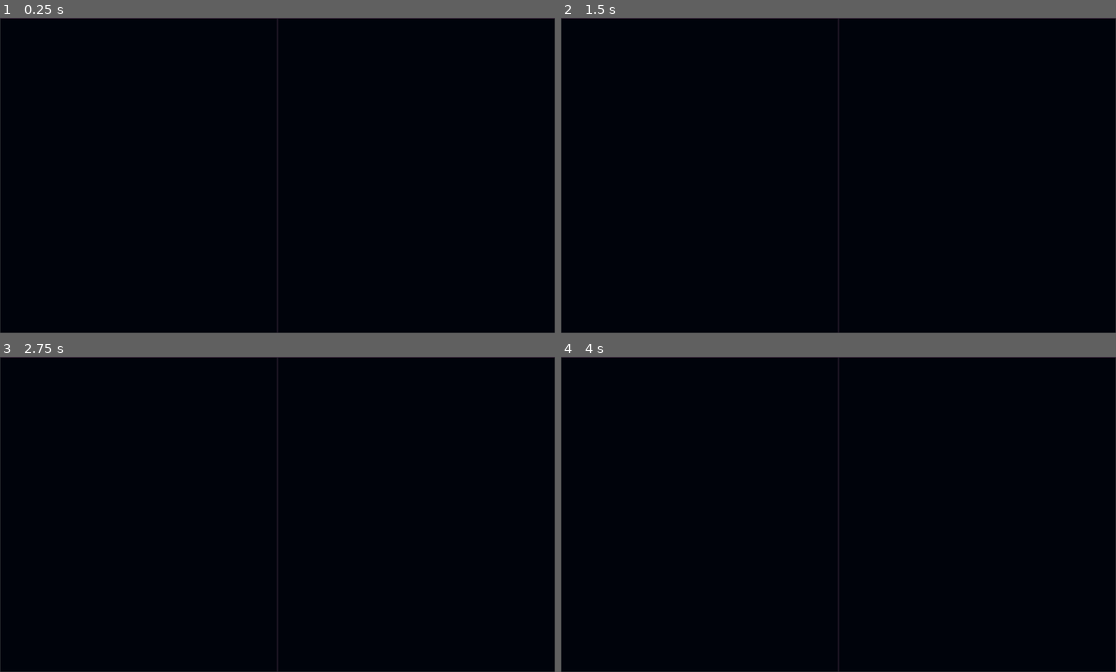
Above: before the commit, frames 1-4 (two rows, left to right).
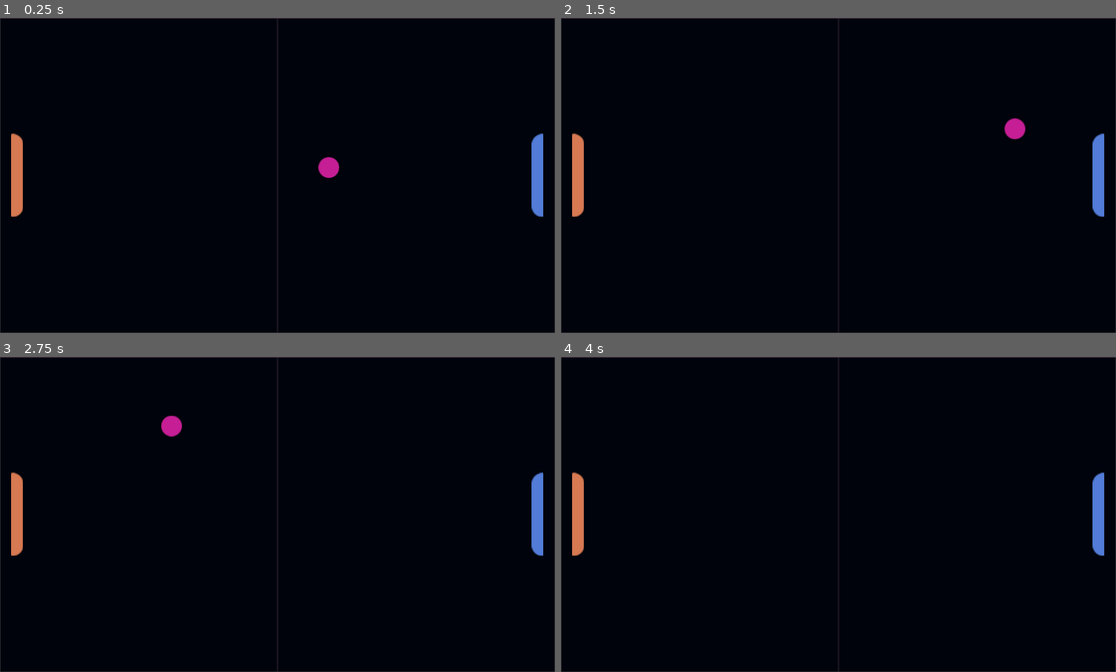
Above: after the commit, the same moments.

Repository: ardila1108/20-games-pong
Game: Godot game, scene res://Scenes/game.tscn
Same seed, same stepped clock (60 frames per second), same inputs: the game is played once before the commit and once after it.
Inputs:
- Up to frame 1 (0.25 s): no input
- Up to frame 2 (1.5 s): no input
- Up to frame 3 (2.75 s): no input
- Up to frame 4 (4 s): no input

The runs differ from the first frame. In frame 1, 1.3% of the frame differs, in the area x 2-98%, y 36-64%; in frame 2, 1.3%, in the area x 2-98%, y 31-64%; in frame 3, 1.3%; in frame 4, 1.1%.

Commit message:
Implement paddle movement and ball automatic launch

Diff:
--- /dev/null
+++ b/Scenes/Player.tscn
@@ -0,0 +1,16 @@
+[gd_scene load_steps=4 format=3 uid="uid://bwky4txipbdep"]
+
+[ext_resource type="Script" uid="uid://0wo1207ck3h2" path="res://Scripts/player.gd" id="1_kyqiw"]
+[ext_resource type="Texture2D" uid="uid://b3v8ck5h5ff7u" path="res://Sprites/Player.png" id="1_rpqav"]
+
+[sub_resource type="RectangleShape2D" id="RectangleShape2D_kyqiw"]
+size = Vector2(16, 120)
+
+[node name="Player" type="CharacterBody2D" groups=["paddle"]]
+script = ExtResource("1_kyqiw")
+
+[node name="Sprite2D" type="Sprite2D" parent="."]
+texture = ExtResource("1_rpqav")
+
+[node name="CollisionShape2D" type="CollisionShape2D" parent="."]
+shape = SubResource("RectangleShape2D_kyqiw")
--- /dev/null
+++ b/Scenes/ball.tscn
@@ -0,0 +1,16 @@
+[gd_scene load_steps=4 format=3 uid="uid://k62th385fm0x"]
+
+[ext_resource type="Texture2D" uid="uid://c0w0eaxb6lmr0" path="res://Sprites/Ball.png" id="1_d60mj"]
+[ext_resource type="Script" uid="uid://clh0oi3ivcdcs" path="res://Scripts/ball.gd" id="1_ij5cq"]
+
+[sub_resource type="CircleShape2D" id="CircleShape2D_ij5cq"]
+radius = 15.033297
+
+[node name="Ball" type="CharacterBody2D"]
+script = ExtResource("1_ij5cq")
+
+[node name="Sprite2D" type="Sprite2D" parent="."]
+texture = ExtResource("1_d60mj")
+
+[node name="CollisionShape2D" type="CollisionShape2D" parent="."]
+shape = SubResource("CircleShape2D_ij5cq")
--- a/Scenes/game.tscn
+++ b/Scenes/game.tscn
@@ -1,6 +1,8 @@
-[gd_scene load_steps=2 format=3 uid="uid://el848u4qo4qr"]
+[gd_scene load_steps=4 format=3 uid="uid://el848u4qo4qr"]
 
 [ext_resource type="Texture2D" uid="uid://juxb3lrns0nm" path="res://Sprites/Board.png" id="1_ebmjs"]
+[ext_resource type="PackedScene" uid="uid://bwky4txipbdep" path="res://Scenes/Player.tscn" id="2_qxrlw"]
+[ext_resource type="PackedScene" uid="uid://k62th385fm0x" path="res://Scenes/ball.tscn" id="4_3dryh"]
 
 [node name="Game" type="Node2D"]
 
@@ -8,3 +10,13 @@
 offset_right = 40.0
 offset_bottom = 40.0
 texture = ExtResource("1_ebmjs")
+
+[node name="Player" parent="." instance=ExtResource("2_qxrlw")]
+position = Vector2(25, 62)
+
+[node name="Ball" parent="." instance=ExtResource("4_3dryh")]
+position = Vector2(401, 227)
+
+[node name="Player2" parent="." instance=ExtResource("2_qxrlw")]
+position = Vector2(-23, 62)
+paddle_ID = 2
--- /dev/null
+++ b/Scripts/Global.gd
@@ -0,0 +1,6 @@
+extends Node
+
+enum player_enum {Player1 = 1, Player2 = 2}
+
+var P1_score: int = 0
+var P2_score: int = 0
--- /dev/null
+++ b/Scripts/ball.gd
@@ -0,0 +1,19 @@
+extends CharacterBody2D
+
+const SPEED = 300
+var velocity_bounce_multiplier: float = 1.1
+
+func launch():
+	var direction: Vector2 = Vector2.from_angle(randf_range(-PI/4, PI/4))
+	velocity = direction*sign(randf_range(-1,1))*SPEED
+
+func _ready():
+	launch()
+
+# Called every frame. 'delta' is the elapsed time since the previous frame.
+func _process(delta: float) -> void:
+	var collision = move_and_collide(velocity * delta)
+	if collision:
+		velocity = velocity.bounce(collision.get_normal())
+		if collision.get_collider().is_in_group("paddle"):
+			velocity *= velocity_bounce_multiplier
--- /dev/null
+++ b/Scripts/player.gd
@@ -0,0 +1,32 @@
+extends CharacterBody2D
+
+
+const SPEED = 300.0
+@export var paddle_ID: Global.player_enum = Global.player_enum.Player1
+var speed: int = 10
+var horizontal_margin: int = 25
+@onready var paddle_sprite: Sprite2D = $Sprite2D
+
+# Called when the node enters the scene tree for the first time.
+func _ready() -> void:
+	print(str(paddle_ID))
+	if paddle_ID == 1:
+		paddle_sprite.texture = load("res://Sprites/Player.png")
+		global_position.x = horizontal_margin
+		reset()
+	elif paddle_ID == 2:
+		paddle_sprite.texture = load("res://Sprites/Computer.png")
+		global_position.x = get_viewport_rect().size.x - horizontal_margin
+		reset()
+	else:
+		printerr("The Paddle ID needs to be assigned to 1 or 2")
+
+# Called every frame. 'delta' is the elapsed time since the previous frame.
+func _process(_delta: float) -> void:
+	var direction := Input.get_axis("p" + str(paddle_ID) + "_up", "p" + str(paddle_ID) + "_down")
+	global_position.y += direction*SPEED*_delta
+
+	global_position.y = clamp(global_position.y, 62, get_viewport_rect().size.y - 62)
+
+func reset():
+	global_position.y = get_viewport_rect().size.y/2
--- a/project.godot
+++ b/project.godot
@@ -15,11 +15,47 @@
 config/features=PackedStringArray("4.5", "GL Compatibility")
 config/icon="res://icon.svg"
 
+[autoload]
+
+Global="*res://Scripts/Global.gd"
+
 [display]
 
 window/size/viewport_width=802
 window/size/viewport_height=455
 
+[global_group]
+
+paddle=""
+
+[input]
+
+p1_up={
+"deadzone": 0.2,
+"events": [Object(InputEventKey,"resource_local_to_scene":false,"resource_name":"","device":-1,"window_id":0,"alt_pressed":false,"shift_pressed":false,"ctrl_pressed":false,"meta_pressed":false,"pressed":false,"keycode":0,"physical_keycode":87,"key_label":0,"unicode":119,"location":0,"echo":false,"script":null)
+]
+}
+p1_down={
+"deadzone": 0.2,
+"events": [Object(InputEventKey,"resource_local_to_scene":false,"resource_name":"","device":-1,"window_id":0,"alt_pressed":false,"shift_pressed":false,"ctrl_pressed":false,"meta_pressed":false,"pressed":false,"keycode":0,"physical_keycode":83,"key_label":0,"unicode":115,"location":0,"echo":false,"script":null)
+]
+}
+start={
+"deadzone": 0.2,
+"events": [Object(InputEventKey,"resource_local_to_scene":false,"resource_name":"","device":-1,"window_id":0,"alt_pressed":false,"shift_pressed":false,"ctrl_pressed":false,"meta_pressed":false,"pressed":false,"keycode":0,"physical_keycode":32,"key_label":0,"unicode":32,"location":0,"echo":false,"script":null)
+]
+}
+p2_up={
+"deadzone": 0.2,
+"events": [Object(InputEventKey,"resource_local_to_scene":false,"resource_name":"","device":-1,"window_id":0,"alt_pressed":false,"shift_pressed":false,"ctrl_pressed":false,"meta_pressed":false,"pressed":false,"keycode":0,"physical_keycode":4194320,"key_label":0,"unicode":0,"location":0,"echo":false,"script":null)
+]
+}
+p2_down={
+"deadzone": 0.2,
+"events": [Object(InputEventKey,"resource_local_to_scene":false,"resource_name":"","device":-1,"window_id":0,"alt_pressed":false,"shift_pressed":false,"ctrl_pressed":false,"meta_pressed":false,"pressed":false,"keycode":0,"physical_keycode":4194322,"key_label":0,"unicode":0,"location":0,"echo":false,"script":null)
+]
+}
+
 [rendering]
 
 renderer/rendering_method="gl_compatibility"
Not shown, added: Scripts/Global.gd.uid
Not shown, added: Scripts/ball.gd.uid
Not shown, added: Scripts/player.gd.uid
